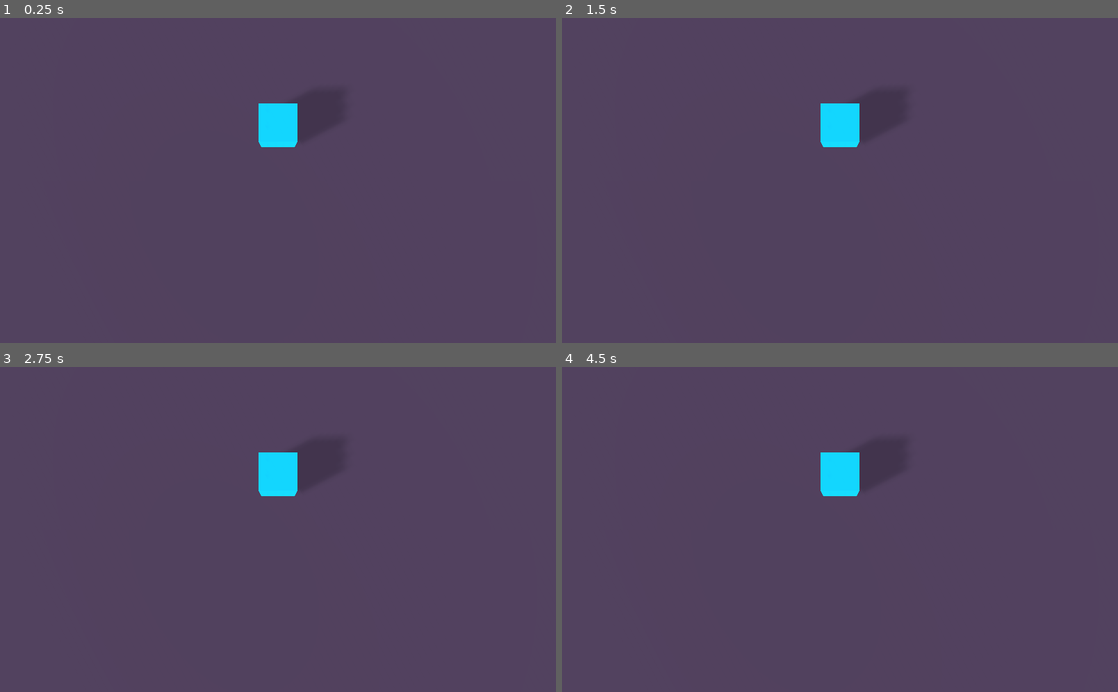
Above: before the commit, frames 1-4 (two rows, left to right).
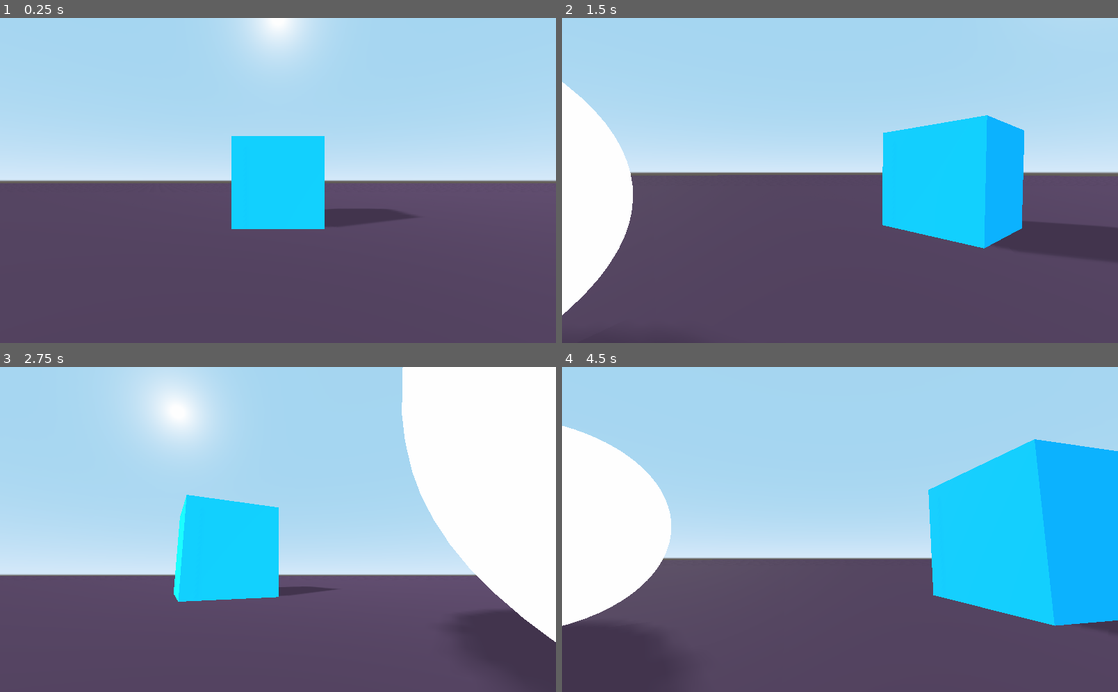
Above: after the commit, the same moments.

Repository: binaryorange/BetterCam
Game: Godot game, scene res://TestDemo.tscn
Same seed, same stepped clock (60 frames per second), same inputs: the game is played once before the commit and once after it.
Inputs (mouse positions are in pixels of both pictures, inside the frame that each line leads up to):
- Up to frame 1 (0.25 s): no input
- Up to frame 2 (1.5 s): tap Enter at 0.5 s; move the mouse to (867, 180) at 0.52 s; tap Mouse wheel down (_bc_mouse_zoom_out) at 0.6, 1.35 s; move the mouse to (812, 180) at 1.27 s
- Up to frame 3 (2.75 s): tap Space at 2 s; move the mouse to (289, 523) at 2.02 s; tap Mouse wheel down (_bc_mouse_zoom_out) at 2.1 s
- Up to frame 4 (4.5 s): tap Enter at 2.75, 4.25 s; move the mouse to (834, 536) at 2.77 s; tap Mouse wheel down (_bc_mouse_zoom_out) at 2.85, 3.6, 4.35 s; tap Space at 3.5 s; move the mouse to (878, 532) at 3.52 s; move the mouse to (795, 526) at 4.27 s

The runs differ from the first frame. In frame 1, 53% of the frame differs, in the area x 0-100%, y 0-65%; in frame 2, 57%; in frame 3, 67%; in frame 4, 67%, in the area x 0-100%, y 0-80%.

Commit message:
Basic functionality
Made camera respond to mouse input. No clipping yet. Still outlining the script.

Diff:
--- a/BetterCam/BetterCam.gd
+++ b/BetterCam/BetterCam.gd
@@ -34,8 +34,9 @@
 """
 enum CamFollowMode {INSTANT, SMOOTH}
 enum CamSmoothStyle {SMOOTH_IN_OUT, SMOOTH_OUT}
+enum CamDistance {FIXED_DISTANCE, DYNAMIC_DISTANCES}
 enum CamTarget {DEFAULT, CUSTOM}
-enum CamDistance {FIXED_DISTANCE, DYNAMIC_DISTANCES}
+enum CamCollisionExceptions {NONE, EXCLUDE_CUSTOM_GROUPS}
 enum InheritPlayerTransform {FALSE, TRUE}
 enum InputMode {MOUSE, GAMEPAD, MOUSE_AND_GAMEPAD}
 enum Inputs {CREATE_FOR_ME, CUSTOM}
@@ -53,6 +54,8 @@
 export (CamSmoothStyle) var camera_smooth_style = CamSmoothStyle.SMOOTH_OUT
 export (CamDistance) var camera_distance_mode = CamDistance.DYNAMIC_DISTANCES
 export (CamTarget) var camera_target = CamTarget.DEFAULT
+export (CamCollisionExceptions) var camera_collision_exceptions = CamCollisionExceptions.EXCLUDE_CUSTOM_GROUPS
+export (Array, String) var collision_exceptions = ["[insert a group name here]"]
 export var camera_smooth_speed : float = 0.03
 export var camera_minimum_distance_to_player : float = 1.0
 export var camera_rotation_speed : float = 1.0
@@ -88,21 +91,27 @@
 # This stores the custom player transform in a node
 var _player_transform : Node
 
+# Input variables
+var _mouse_moved : bool = false
+var _cam_up : float = 0.0
+var _cam_right : float = 0.0
+
 
 # Called when the node enters the scene tree for the first time.
 func _ready() -> void:
 
-	# Determine if we are inheriting the rotation and position from player object
+	# Determine if we are inheriting the rotation and position from a player object.
 	if inherit_player_transform == InheritPlayerTransform.FALSE:
 		self.set_as_toplevel(true)
-	elif inherit_player_transform == InheritPlayerTransform.TRUE:
+	else:
 		# Check if there's anything assigned to player_transform
 		if not player_transform:
+			# Log error message and cause a "crash"
 			printerr("'player_transform unassigned!' Please choose a transform and try again.")
 			push_error("'player_transform unassigned!' Please choose a transform and try again.")
-			# Force close the game
 			get_tree().quit()
 		else:
+			# Get the node the user has assigned to the field
 			_player_transform = get_node(player_transform)
 			self.set_as_toplevel(false)
 
@@ -112,6 +121,8 @@
 	else:
 		Input.set_mouse_mode(Input.MOUSE_MODE_VISIBLE)
 
+	# If the user has selected Dynamic Distances, then get the positions of the zoom markers and store
+	# them in the _zoom_level_markers array. Otherwise, skip this step.
 	if camera_distance_mode == CamDistance.DYNAMIC_DISTANCES:
 		# Get and store the zoom levels from the Zoom Level Markers
 		for i in range($XRotationHelper/ZoomLevelMarkers.get_child_count()):
@@ -125,7 +136,57 @@
 	# Hide the visual aid
 	$XRotationHelper/SpringArm/CameraTarget/TargetVisualAid.hide()
 
+# This supports mouse input
+func _input(event):
+	if camera_input_mode == InputMode.MOUSE or camera_input_mode == InputMode.MOUSE_AND_GAMEPAD:
+		if event is InputEventMouseMotion:
+			_cam_up = deg2rad(event.relative.y * -1)
+			_cam_right = deg2rad(event.relative.x)
+			_mouse_moved = true
+
 
 # Called every frame. 'delta' is the elapsed time since the previous frame.
 func _process(_delta) -> void:
-	pass
+	rotate_camera()
+	# Reset _mouse_moved at the end of every frame
+	_mouse_moved = false
+
+func rotate_camera():
+	if camera_input_mode == InputMode.MOUSE or camera_input_mode == InputMode.MOUSE_AND_GAMEPAD:
+		if _mouse_moved:
+			_y_gimbal.rotate_y(-_cam_right * mouse_sensitivity)
+			_x_gimbal.rotate_x(_cam_up * mouse_sensitivity)
+
+
+	# Clamp the x angle
+	var _x_rotation = _x_gimbal.rotation_degrees
+	_x_rotation.x = clamp(_x_rotation.x, minimum_x_angle, maximum_x_angle)
+	_x_gimbal.rotation_degrees = _x_rotation
+
+func _on_CameraProbe_body_entered(body):
+	if camera_collision_exceptions == CamCollisionExceptions.EXCLUDE_CUSTOM_GROUPS:
+		# Loop through exceptions array
+		if !collision_exceptions.empty():
+			for i in range(collision_exceptions.size()):
+				if !body.is_in_group(collision_exceptions[i]):
+					if _objects.find(body) == -1:
+						_objects.insert(_objects.size(), body)
+						print("Added body " + str(body))
+				else:
+					print("Body is in group " + str(collision_exceptions[i]))
+
+
+func _on_CameraProbe_body_exited(body):
+	if camera_collision_exceptions == CamCollisionExceptions.EXCLUDE_CUSTOM_GROUPS:
+		# Loop through exceptions array
+		if !collision_exceptions.empty():
+			for i in range(collision_exceptions.size()):
+				if !body.is_in_group(collision_exceptions[i]):
+
+					# Check objects array to make sure it is not empty
+					if _objects.size() != -1:
+
+						# Search for the body and remove it
+						var _remove = _objects.find(body)
+						if _remove != -1:
+							_objects.remove(_remove)
--- a/BetterCam/BetterCam.tscn
+++ b/BetterCam/BetterCam.tscn
@@ -26,8 +26,15 @@
 emission_operator = 0
 emission_on_uv2 = false
 
+[sub_resource type="SphereShape" id=7]
+margin = 0.5
+
 [node name="BetterCam" type="Spatial"]
 script = ExtResource( 2 )
+__meta__ = {
+"_editor_description_": "Testing 123
+"
+}
 
 [node name="XRotationHelper" type="Spatial" parent="."]
 
@@ -57,6 +64,11 @@
 margin = 1.0
 
 [node name="CameraTarget" type="Position3D" parent="XRotationHelper/SpringArm"]
+__meta__ = {
+"_editor_description_": "This is the Target that gives the Camera the positioning information. It responds instantly to changes to the SpringArm's length (when a collision happens), but we can tell the Camera to lerp from its current position to the position of the Target.
+
+This results in a smoother camera!"
+}
 
 [node name="TargetVisualAid" type="MeshInstance" parent="XRotationHelper/SpringArm/CameraTarget"]
 mesh = SubResource( 6 )
@@ -69,6 +81,18 @@
 "_editor_description_": "This camera is positioned according to the information from \"CameraTarget\", which is a child of the \"SpringArm\". This is how we can achieve a smooth camera!"
 }
 
+[node name="CameraProbe" type="Area" parent="XRotationHelper/Camera"]
+__meta__ = {
+"_editor_description_": "This Area allows us to determine if there's objects (\"Bodies\") that are close enough to the camera that it should stay in clipping mode.
+
+This works in conjunction with the \"Camera Collision Exceptions\" array, and will NOT clip to an object that is in any of the groups you tell it to ignore.
+
+If an object is not in any of the groups, it will be considered clippable geometry."
+}
+
+[node name="CollisionShape" type="CollisionShape" parent="XRotationHelper/Camera/CameraProbe"]
+shape = SubResource( 7 )
+
 [node name="CheckInputs" type="Node" parent="."]
 script = ExtResource( 1 )
 __meta__ = {
@@ -76,3 +100,6 @@
 A check is performed only if \"Create Inputs For Me\" is selected in \"BetterCam\", allowing you to
 create your own input bindings should you choose to do so."
 }
+
+[connection signal="body_entered" from="XRotationHelper/Camera/CameraProbe" to="." method="_on_CameraProbe_body_entered"]
+[connection signal="body_exited" from="XRotationHelper/Camera/CameraProbe" to="." method="_on_CameraProbe_body_exited"]
--- a/TestDemo.tscn
+++ b/TestDemo.tscn
@@ -16,6 +16,10 @@
 albedo_color = Color( 0, 0.694118, 1, 1 )
 
 [sub_resource type="BoxShape" id=6]
+
+[sub_resource type="SphereMesh" id=7]
+
+[sub_resource type="SphereShape" id=8]
 
 [node name="TestDemo" type="Spatial"]
 
@@ -52,4 +56,16 @@
 
 [node name="Camera" type="Camera" parent="."]
 transform = Transform( 1, 0, 0, 0, -4.37114e-08, 1, 0, -1, -4.37114e-08, 0, 15, 0 )
-current = true
+
+[node name="RigidBody" type="RigidBody" parent="." groups=[
+"flargh",
+"test",
+]]
+transform = Transform( 1, 0, 0, 0, 1, 0, 0, 0, 1, 0, 6, 3 )
+
+[node name="MeshInstance" type="MeshInstance" parent="RigidBody"]
+mesh = SubResource( 7 )
+material/0 = null
+
+[node name="CollisionShape" type="CollisionShape" parent="RigidBody"]
+shape = SubResource( 8 )
Not shown: 1 places in BetterCam/BetterCam.tscn that only renumber resources
Not shown: 1 places in TestDemo.tscn that only renumber resources
